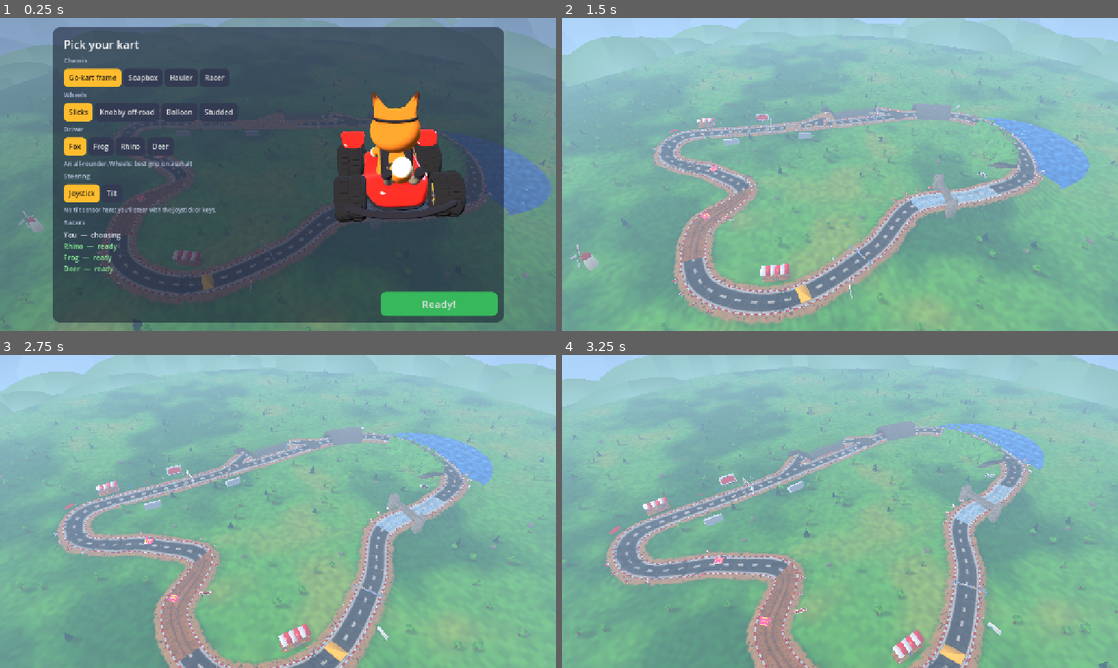
Above: before the commit, frames 1-4 (two rows, left to right).
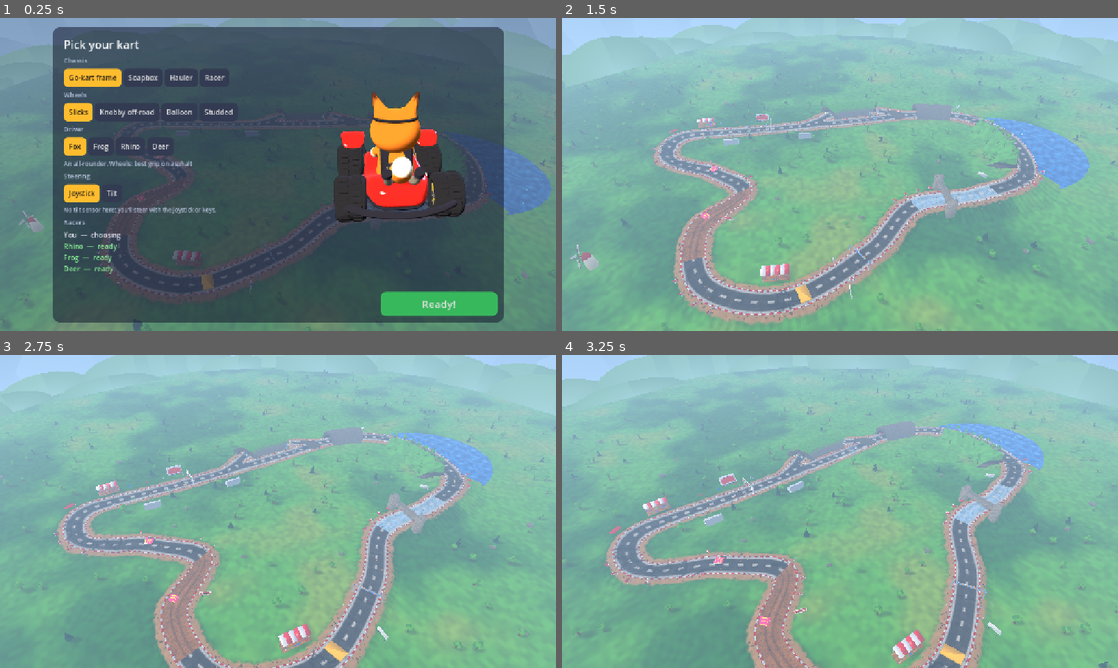
Above: after the commit, the same moments.

Repository: lukechn99/games
Game: Godot game, scene res://scenes/main.tscn
Two runs of this game, one before a commit and one after it. Both use one fixed random seed, a clock stepped at 60 frames per second and the inputs below.
Inputs (mouse positions are in pixels of both pictures, inside the frame that each line leads up to):
- Up to frame 1 (0.25 s): no input
- Up to frame 2 (1.5 s): click "Ready!" at 0.5 s; tap Enter at 1.25 s; move the mouse to (962, 158) at 1.27 s; hold D (steer_right) from 1.28 s (still down); hold Shift (drift) from 1.28 s (still down); click (962, 158) at 1.42 s
- Up to frame 3 (2.75 s): tap Space at 1.52 s; release D (steer_right) at 2 s; release Shift (drift) at 2 s; drag from (166, 527) to (250, 574) at 2.02 s
- Up to frame 4 (3.25 s): move the mouse to (895, 442) at 2.77 s; hold D (steer_right) from 2.78 s (still down); tap E (item) at 2.85 s

The runs differ from the first frame. In frame 1, less than 0.1% of the frame differs, in the area x 32-89%, y 47-75%; in frame 2, 0.2%, in the area x 16-87%, y 6-89%; in frame 3, less than 0.1%; in frame 4, less than 0.1%.

Commit message:
Preserve road depth precision in the aerial kart-picker view
Use a 3 m near plane for the high overview instead of the 0.1 m chase-camera setting. Ease back to the chase near plane during descent so close vehicle details stay visible.

Validated with a fixed-pose Frost browser capture without errors and native intro checks on all three tracks, including aerial and final clipping distances.

Diff:
--- a/racing/scripts/kart/chase_camera.gd
+++ b/racing/scripts/kart/chase_camera.gd
@@ -11,6 +11,8 @@
 const HEIGHT := 1.55
 const LOOK_AHEAD := 6.0
 const BASE_FOV := 70.0
+const BASE_NEAR := 0.1
+const AERIAL_NEAR := 3.0   # preserve depth precision between road and ground
 ## For reviewing the look (?autodrive&view=side): sit off to one side.
 static var review_offset := Vector2.ZERO
 const SPEED_FOV := 10.0
@@ -30,7 +32,7 @@
 	physics_interpolation_mode = Node.PHYSICS_INTERPOLATION_MODE_OFF
 	_noise.frequency = 1.6
 	fov = BASE_FOV
-	near = 0.1
+	near = BASE_NEAR
 	far = 900.0
 
 
--- a/racing/scripts/main.gd
+++ b/racing/scripts/main.gd
@@ -384,6 +384,7 @@
 
 ## Behind the lobby: a slow aerial circle round the whole track.
 func _fly_over(delta: float) -> void:
+	camera.near = ChaseCamera.AERIAL_NEAR
 	_tour += delta
 	var center := track.map_centre()
 	var r := track.map_radius() * 1.05 + 40.0
@@ -478,6 +479,7 @@
 	camera.global_position = pos
 	camera.look_at(look, Vector3.UP)
 	camera.fov = lerpf(55.0, ChaseCamera.BASE_FOV, smoothstep(0.5, 1.0, t))
+	camera.near = lerpf(ChaseCamera.AERIAL_NEAR, ChaseCamera.BASE_NEAR, smoothstep(0.65, 1.0, t))
 	if _trace_intro:
 		_intro_samples.append({"t": t, "position": [pos.x, pos.y, pos.z], "rest_distance": pos.distance_to(rest0), "lift": pos.y - height})
 		if OS.has_feature("web"):
--- a/racing/tests/intro_handoff.gd
+++ b/racing/tests/intro_handoff.gd
@@ -12,6 +12,7 @@
 		OS.set_environment("KW_QUERY", "autodrive&intro&introtrace&track=" + layout)
 		var race = load("res://scripts/main.gd").new()
 		root.add_child(race)
+		var aerial_near: float = race.camera.near
 		for i in 900:
 			await process_frame
 			if not race.intro_report.is_empty():
@@ -27,7 +28,7 @@
 				if sample.t < 0.9999:
 					penultimate = sample
 			var final: Dictionary = samples[-1]
-			var ok: bool = report.handoff_jump_m < 0.001 and final.rest_distance < 0.001 and penultimate.rest_distance < 0.1
+			var ok: bool = report.handoff_jump_m < 0.001 and final.rest_distance < 0.001 and penultimate.rest_distance < 0.1 and aerial_near >= 3.0 and is_equal_approx(race.camera.near, 0.1)
 			print("%s %s intro: handoff %.4f m, penultimate %.4f m, final %.4f m" % ["PASS" if ok else "FAIL", layout, report.handoff_jump_m, penultimate.rest_distance, final.rest_distance])
 			if not ok:
 				failures += 1
Not shown, changed: docs/racing/DESIGN.md
